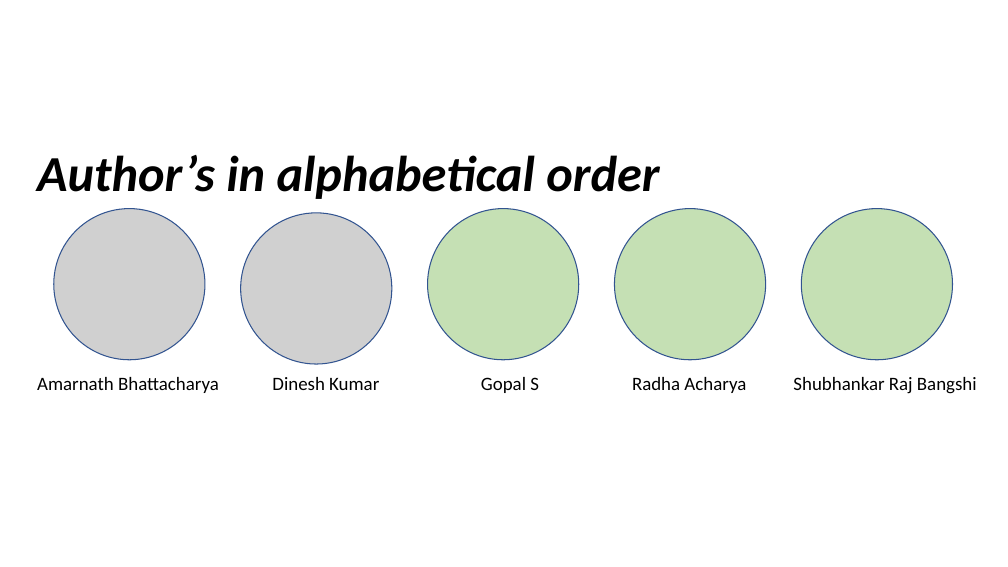
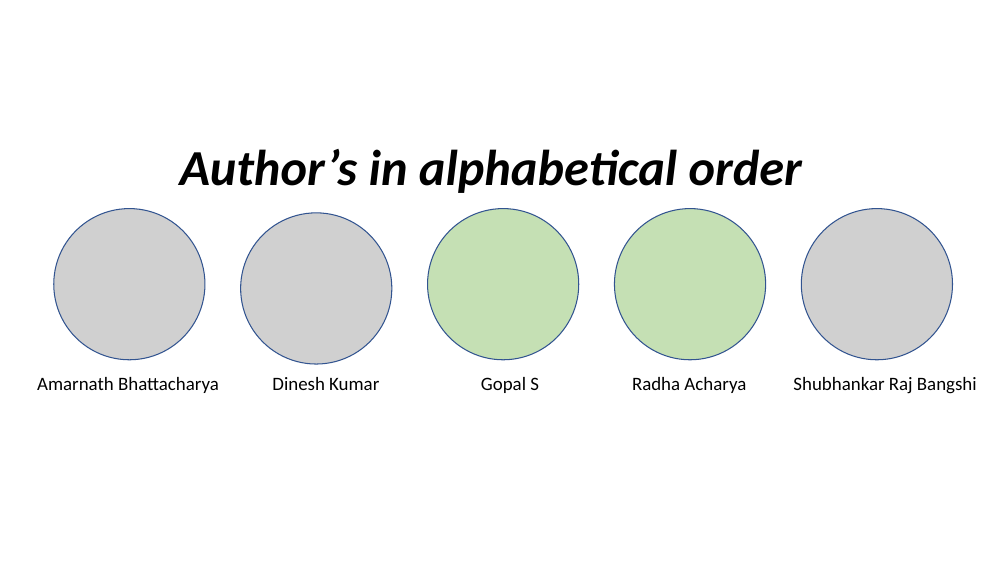
Before and after one commit to meetAmarAtGithub/PES_MTech_Assignments, a slide deck: slide 1 of NPV_Statitical Anlysis of Diabetes Dataset/team.pptx. Drawn at 1008x567 pixels with LibreOffice and Linux fonts; fonts in the diff are those of the drawing; grey boxes stand for pictures. Boxes give left, top, right and bottom in pixels: in the first picture for what was removed or moved away, otherwise in the second. Text is boxed around its words. In the diff, an @@ line names an element or a change of style, - is before the commit and + after.

```diff
--- a/NPV_Statitical Anlysis of Diabetes Dataset/team.pptx
+++ b/NPV_Statitical Anlysis of Diabetes Dataset/team.pptx
@@ text "Author’s in alphabetical order": place and size @@
-text "Author’s in alphabetical order" at [37, 155, 659, 199]
+text "Author’s in alphabetical order" at [180, 149, 802, 193]
@@ text "Author’s in alphabetical order" at [180, 149, 802, 193]: alignment left to centre @@
@@ ellipse removed at [802, 209, 953, 360] @@
@@ picture added at [802, 209, 953, 360] @@
```
Also in this commit, not shown: 1 other file.
